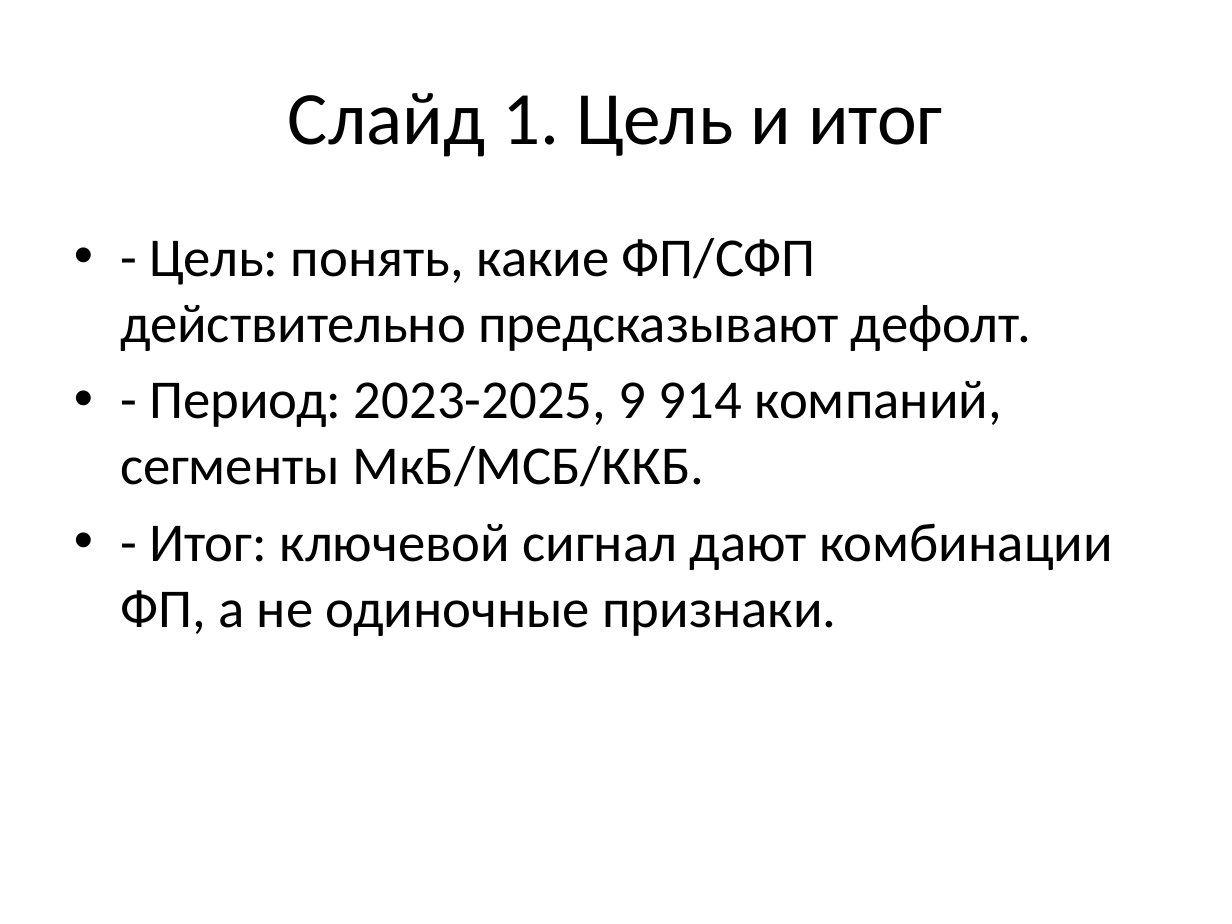
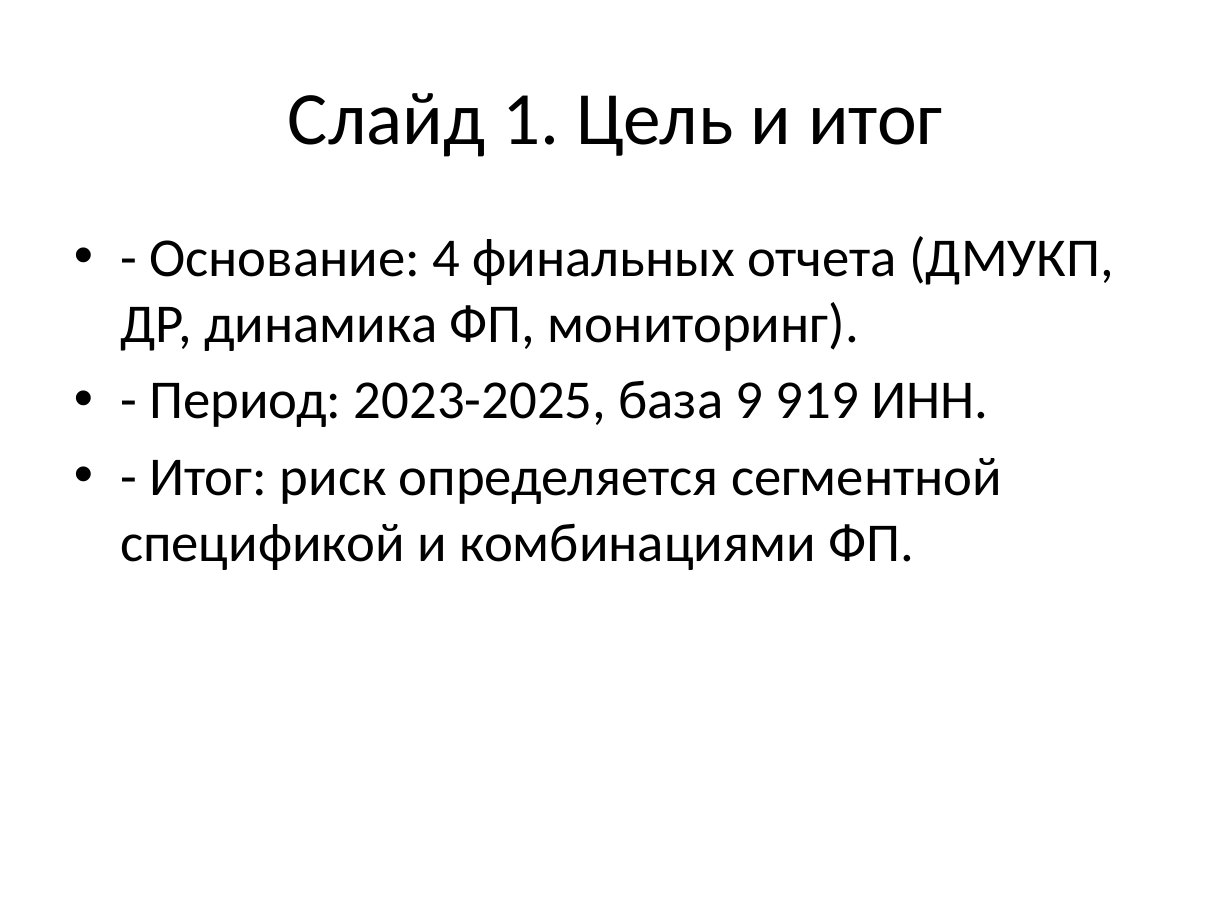
Before and after one commit to Crypt0head/sql_test, a slide deck: slide 1 of fp_sfp_presentation_ultra_short.pptx. Drawn at 1232x924 pixels with LibreOffice and Linux fonts; fonts in the diff are those of the drawing. Boxes give left, top, right and bottom in pixels: in the first picture for what was removed or moved away, otherwise in the second. Text is boxed around its words. In the diff, an @@ line names an element or a change of style, - is before the commit and + after.

```diff
--- a/fp_sfp_presentation_ultra_short.pptx
+++ b/fp_sfp_presentation_ultra_short.pptx
@@ text at [120, 236, 1114, 570]: text changed @@
-• - Цель: понять, какие ФП/СФП действительно предсказывают дефолт.
-• - Период: 2023-2025, 9 914 компаний, сегменты МкБ/МСБ/ККБ.
-• - Итог: ключевой сигнал дают комбинации ФП, а не одиночные признаки.
+• - Основание: 4 финальных отчета (ДМУКП, ДР, динамика ФП, мониторинг).
+• - Период: 2023-2025, база 9 919 ИНН.
+• - Итог: риск определяется сегментной спецификой и комбинациями ФП.
```
Also in this commit, not shown: 6 other slides changed, 1 other file.
